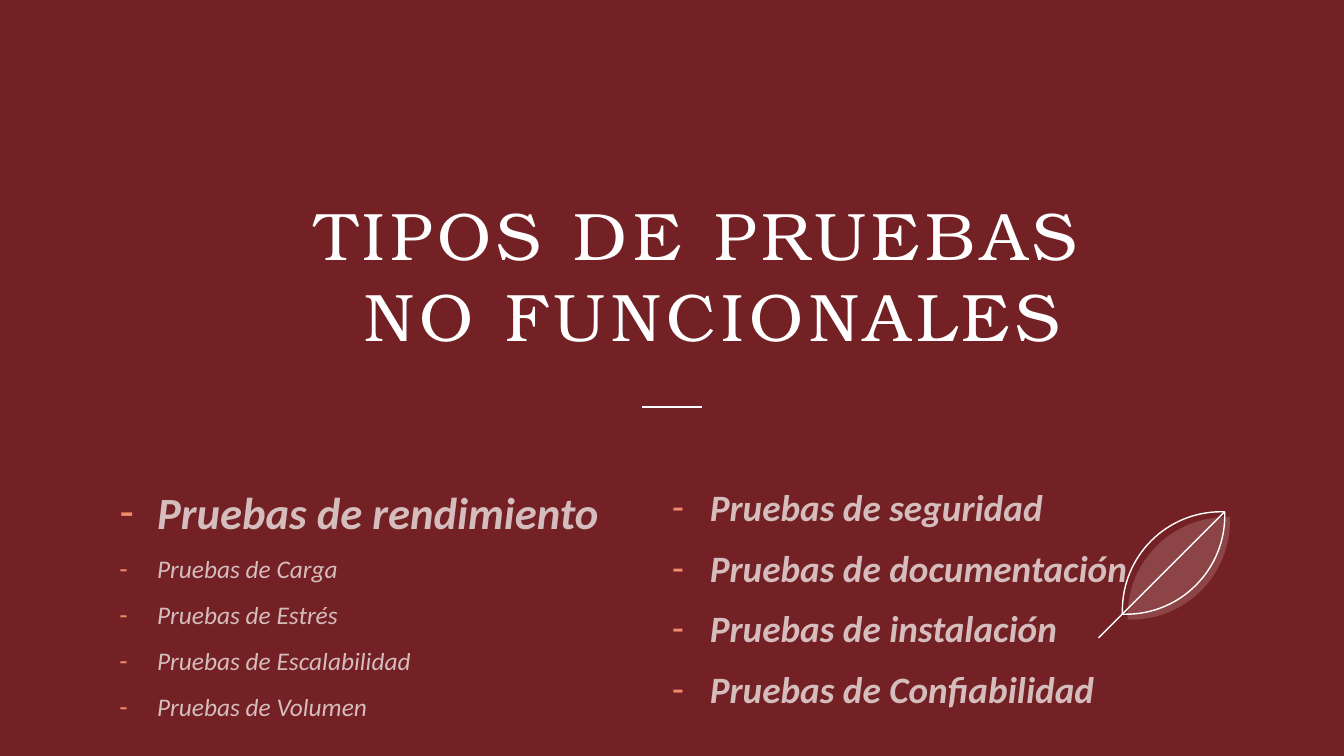
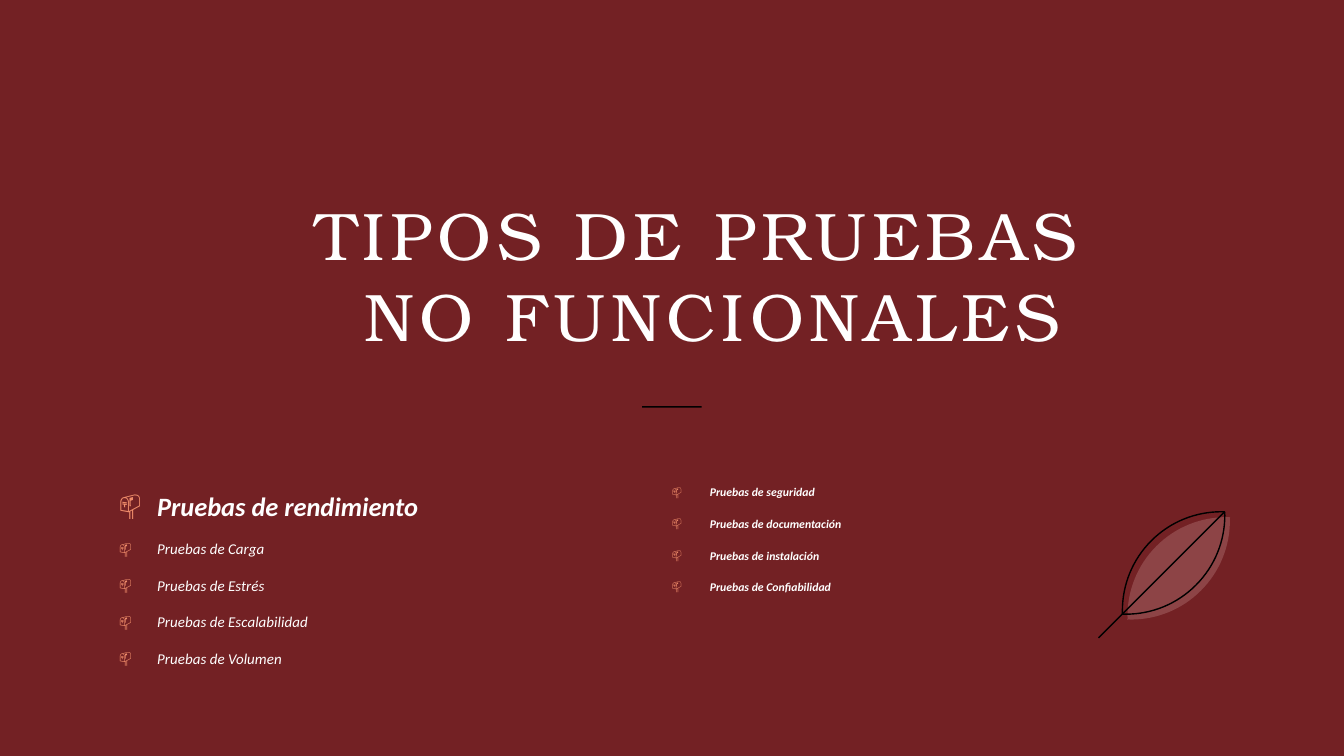
Before and after one commit to DAWEQUIPO5ENTORNOS/ProyectHtml, a slide deck: slide 5 of Sprint 3 - Story2.pptx. Drawn at 1344x756 pixels with LibreOffice and Linux fonts; fonts in the diff are those of the drawing. Boxes give left, top, right and bottom in pixels: in the first picture for what was removed or moved away, otherwise in the second. Text is boxed around its words. In the diff, an @@ line names an element or a change of style, - is before the commit and + after.

Commit message:
jk

```diff
--- a/Sprint 3 - Story2.pptx
+++ b/Sprint 3 - Story2.pptx
@@ line (642, 407) - (702, 407): stroke #FFFFFF 1 pt to #000000 0.99 pt @@
@@ text "Pruebas de rendimiento" at [157, 497, 418, 664]: size 31.9 to 18.9 pt in "Pruebas de rendimiento"; text colour #FFFFFF at 70% opacity to #FFFFFF; size 18.1 to 10.7 pt in "Pruebas de Carga", "Pruebas de Estrés", "Pruebas de Escalabilidad", "Pruebas de Volumen"; bullet - to 📫; line spacing 1.05 to 1.25 @@
@@ text "Pruebas de seguridad" at [710, 487, 841, 593]: size 26.6 to 8.4 pt, text colour #FFFFFF at 70% opacity to #FFFFFF; bullet - to 📫; line spacing 1.05 to 1.25 @@
@@ freeform shape at [1101, 490, 1247, 636]: outline #FFFFFF 1 pt to #000000 0.99 pt; rotation 45 to 225 degrees @@
@@ freeform shape at [1105, 495, 1252, 642]: outline redrawn @@
@@ line (1225, 512) - (1099, 638): stroke #FFFFFF 1 pt to #000000 0.99 pt @@
```
Also in this commit, not shown: 7 other slides changed, 1 slide added.
